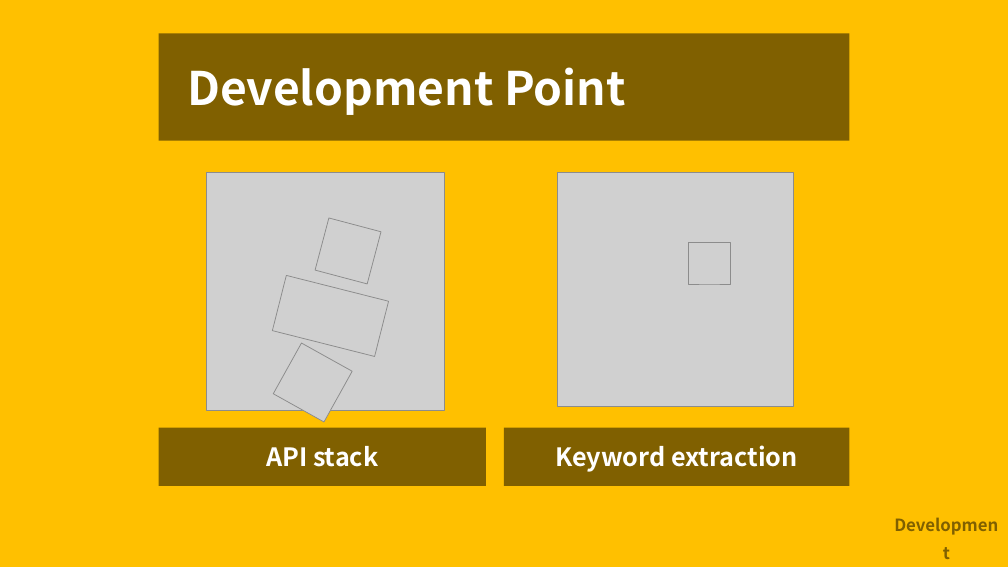
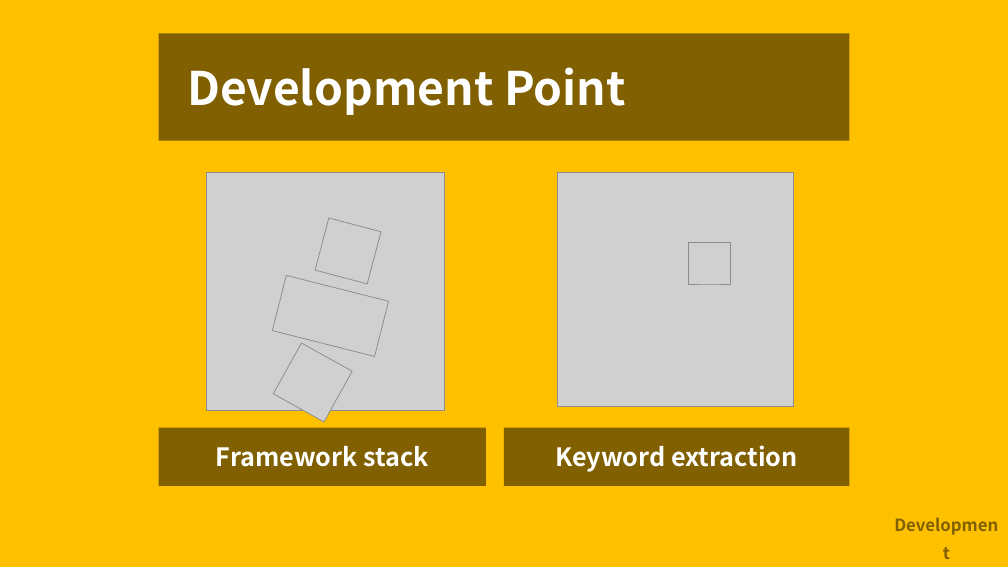
Before and after one commit to skkuse02/2019fall_42class_team4, a slide deck: slide 23 of docs/proposal.pptx. Drawn at 1008x567 pixels with LibreOffice and Linux fonts; fonts in the diff are those of the drawing; grey boxes stand for pictures. Boxes give left, top, right and bottom in pixels: in the first picture for what was removed or moved away, otherwise in the second. Text is boxed around its words. In the diff, an @@ line names an element or a change of style, - is before the commit and + after.

```diff
--- a/docs/proposal.pptx
+++ b/docs/proposal.pptx
@@ text in rectangle at (216,446,428,467): text changed @@
-API stack
+Framework stack
```
Also in this commit, not shown: 1 other file.
